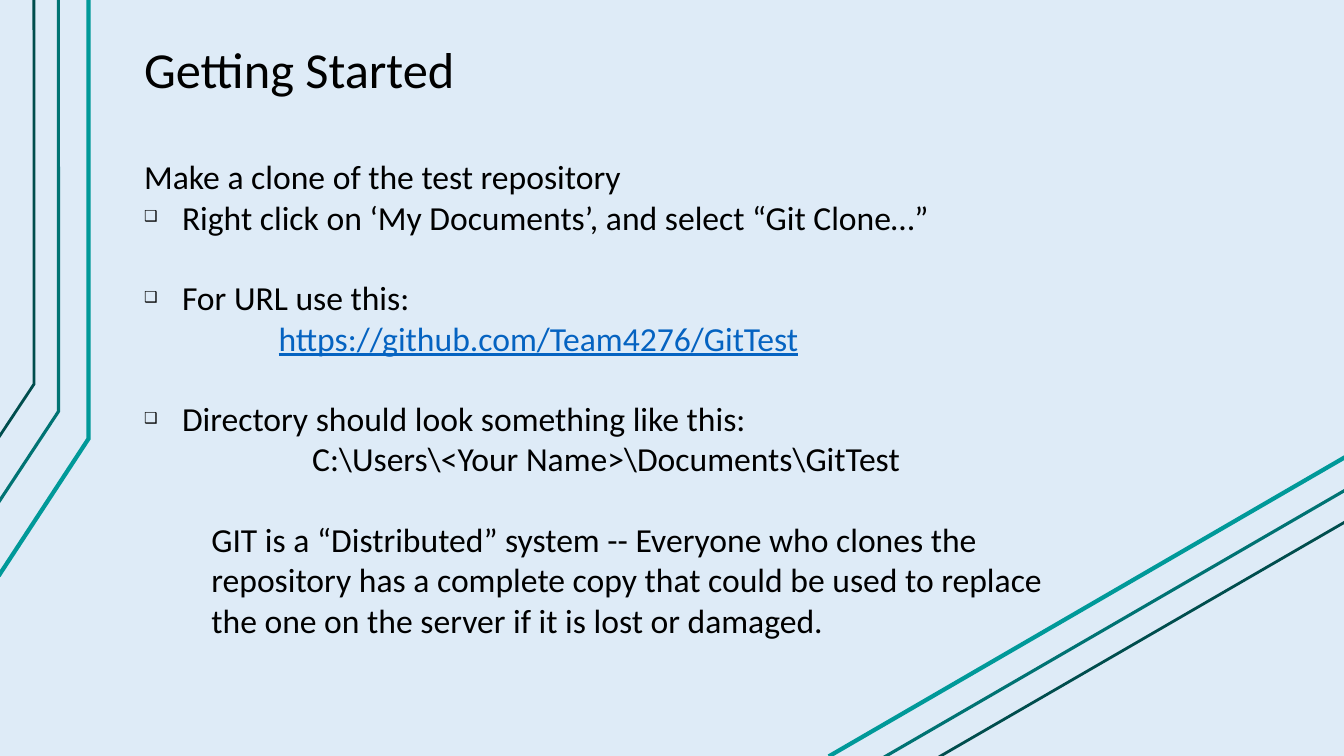
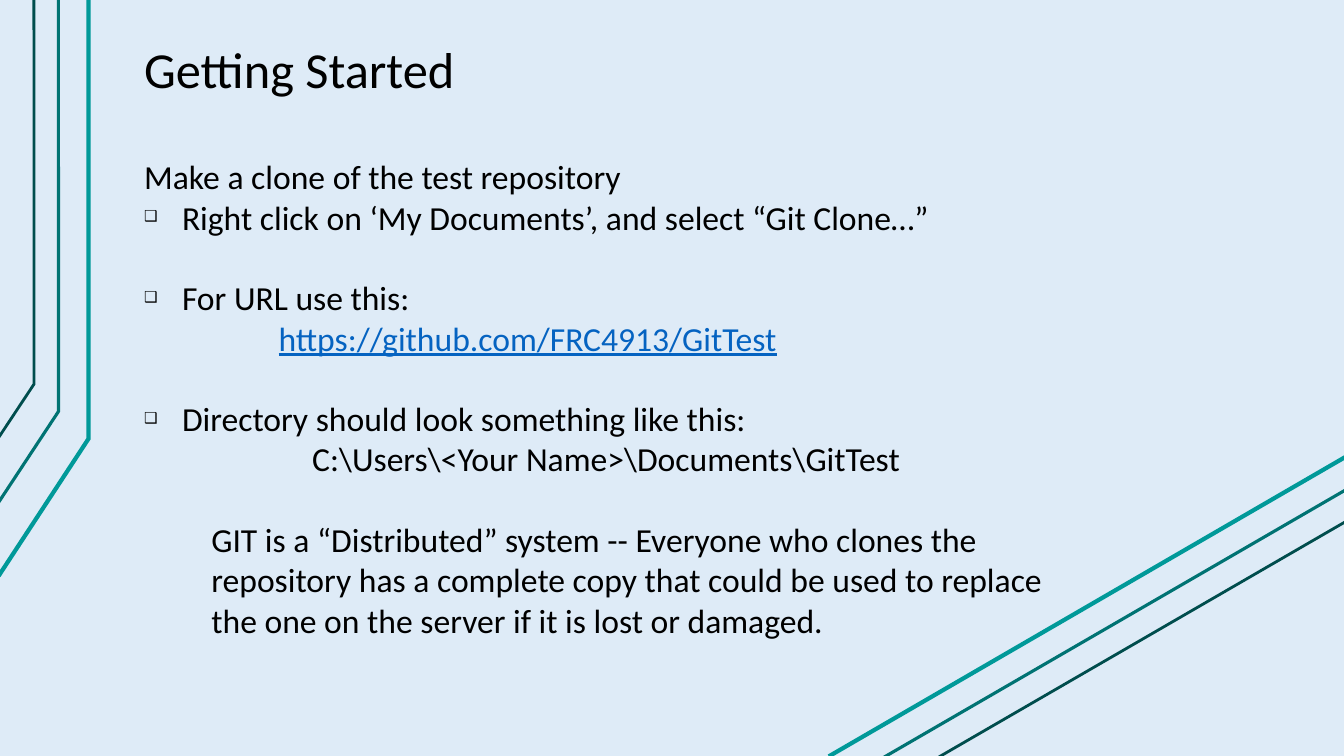
Before and after one commit to FRC4913/GitTest, a slide deck: slide 5 of git.pptx. Drawn at 1344x756 pixels with LibreOffice and Linux fonts; fonts in the diff are those of the drawing. Boxes give left, top, right and bottom in pixels: in the first picture for what was removed or moved away, otherwise in the second. Text is boxed around its words. In the diff, an @@ line names an element or a change of style, - is before the commit and + after.

Commit message:
Update GitTest presentation for team 4913

```diff
--- a/git.pptx
+++ b/git.pptx
@@ text in free at box(279, 327, 777, 357): text changed @@
-https://github.com/Team4276/GitTest
+https://github.com/FRC4913/GitTest
```
Also in this commit, not shown: 2 other slides changed.
